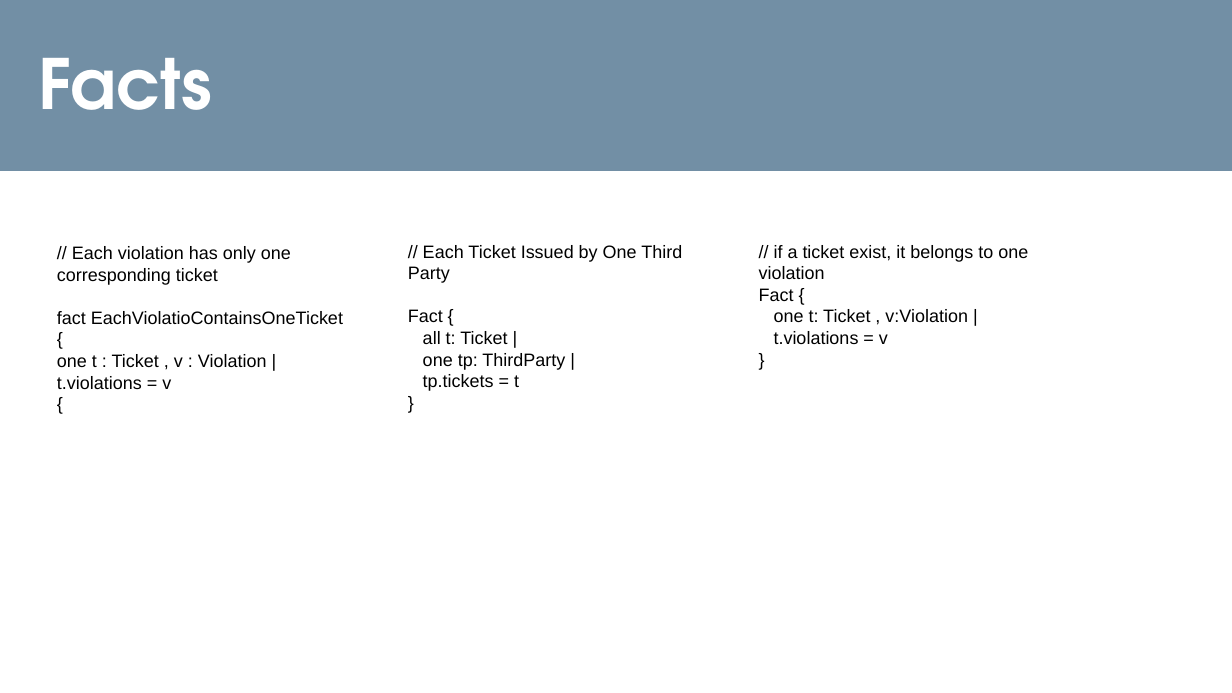
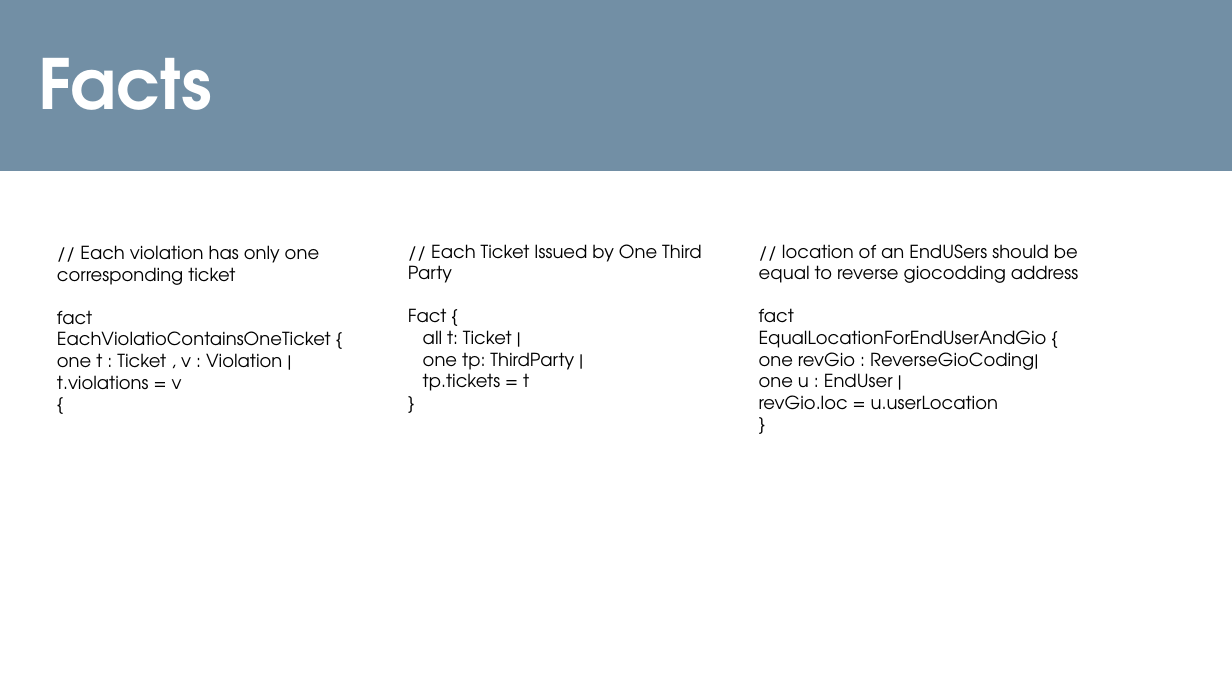
Before and after one commit to TiberioG/SoftwareEngineering2Polimi, a slide deck: slide 8 of Presentation1.pptx. Drawn at 1232x693 pixels with LibreOffice and Linux fonts; fonts in the diff are those of the drawing. Boxes give left, top, right and bottom in pixels: in the first picture for what was removed or moved away, otherwise in the second. Text is boxed around its words. In the diff, an @@ line names an element or a change of style, - is before the commit and + after.

```diff
--- a/Presentation1.pptx
+++ b/Presentation1.pptx
@@ text "// Each violation has only ..." at (57, 245, 331, 390): font Arial to TeX Gyre Adventor @@
@@ text "// Each Ticket Issued by ..." at (408, 244, 701, 391): font Arial to TeX Gyre Adventor @@
@@ text "// location of an EndUSers ..." at (759, 244, 1078, 410): font Arial to TeX Gyre Adventor in "}" @@
@@ text at (759, 244, 1078, 410): text changed; font Arial to TeX Gyre Adventor @@
-// if a ticket exist, it belongs to one violation
-Fact {
-one t: Ticket , v:Violation |
-t.violations = v
+// location of an EndUSers should be equal to reverse giocodding address
+fact EqualLocationForEndUserAndGio {
+one revGio : ReverseGioCoding|
+one u : EndUser |
+revGio.loc = u.userLocation
```
Also in this commit, not shown: 1 other slide changed, 1 other file.
